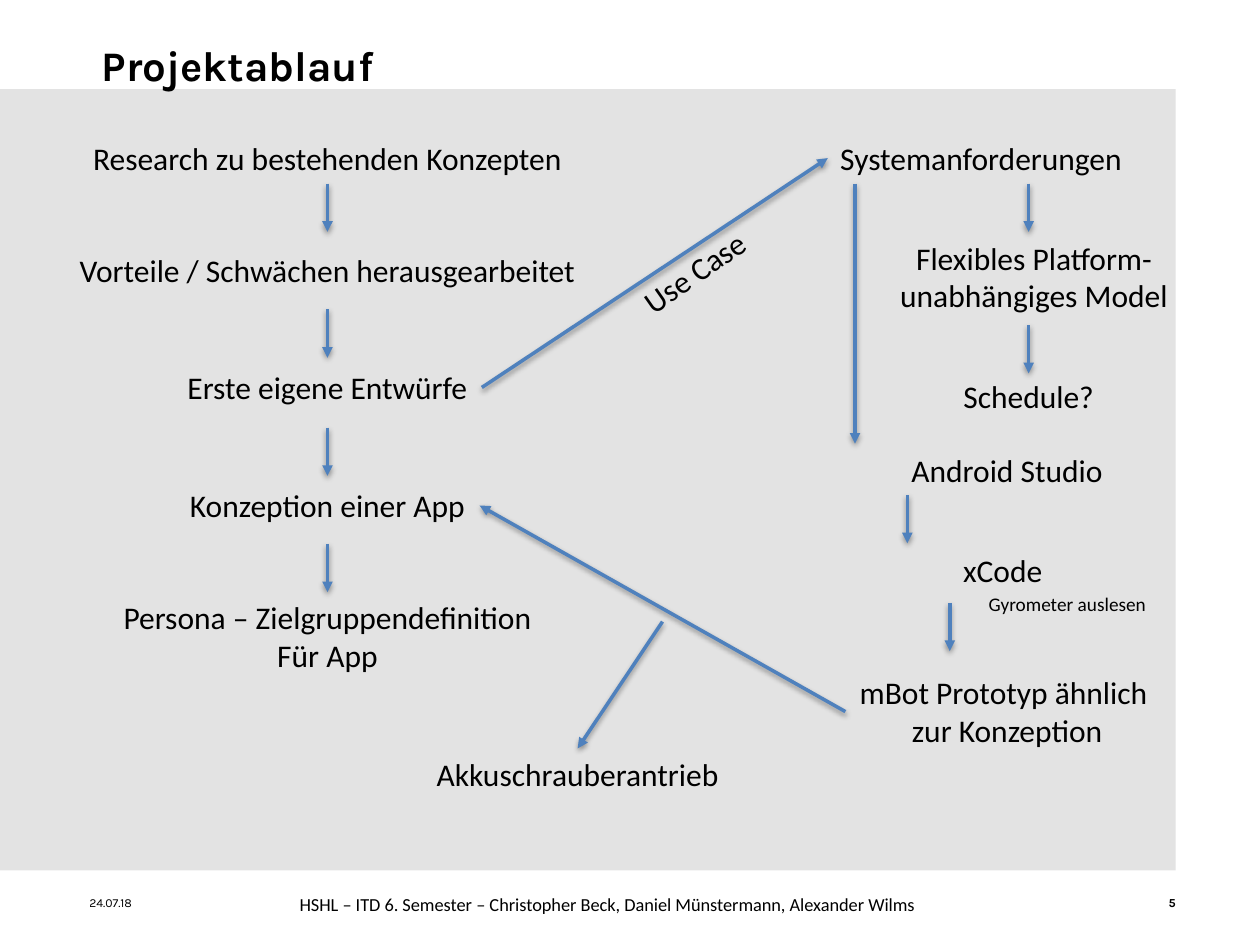
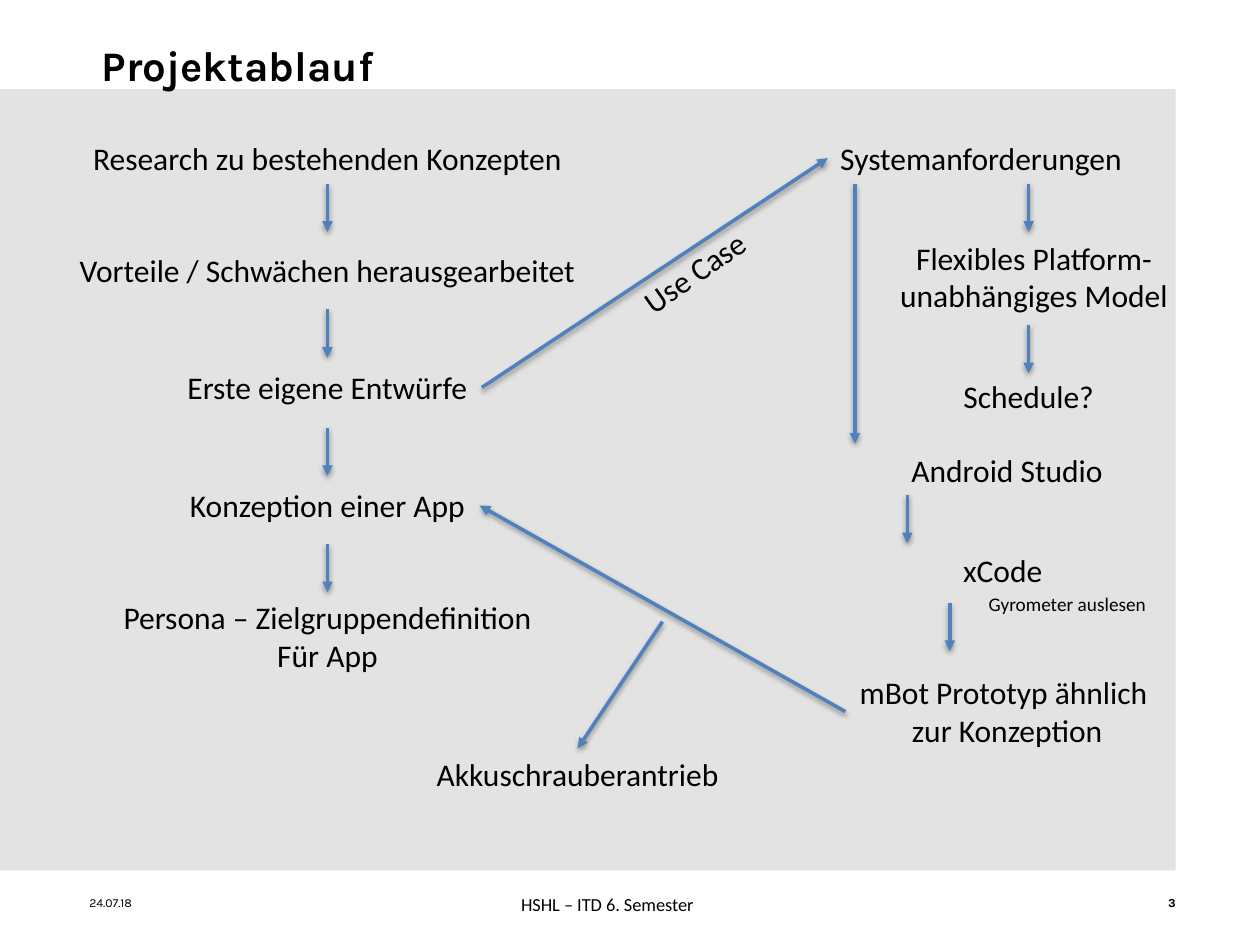
Before and after one commit to ChristineAgethen/Interaktionskonzept_Rollstuhl, a slide deck: slide 3 of Interaktionskonzept.pptx (slide 5 before the commit). Drawn at 1260x945 pixels with LibreOffice and Linux fonts; fonts in the diff are those of the drawing; background and template pictures are left out. Boxes give left, top, right and bottom in pixels: in the first picture for what was removed or moved away, otherwise in the second. Text is boxed around its words. In the diff, an @@ line names an element or a change of style, - is before the commit and + after.

```diff
--- a/Interaktionskonzept.pptx
+++ b/Interaktionskonzept.pptx
@@ text at <box>521,898,693,911</box>: text changed @@
-HSHL – ITD 6. Semester – Christopher Beck, Daniel Münstermann, Alexander Wilms
+HSHL – ITD 6. Semester
```
Also in this commit, not shown: 3 other slides changed, 9 slides added.
